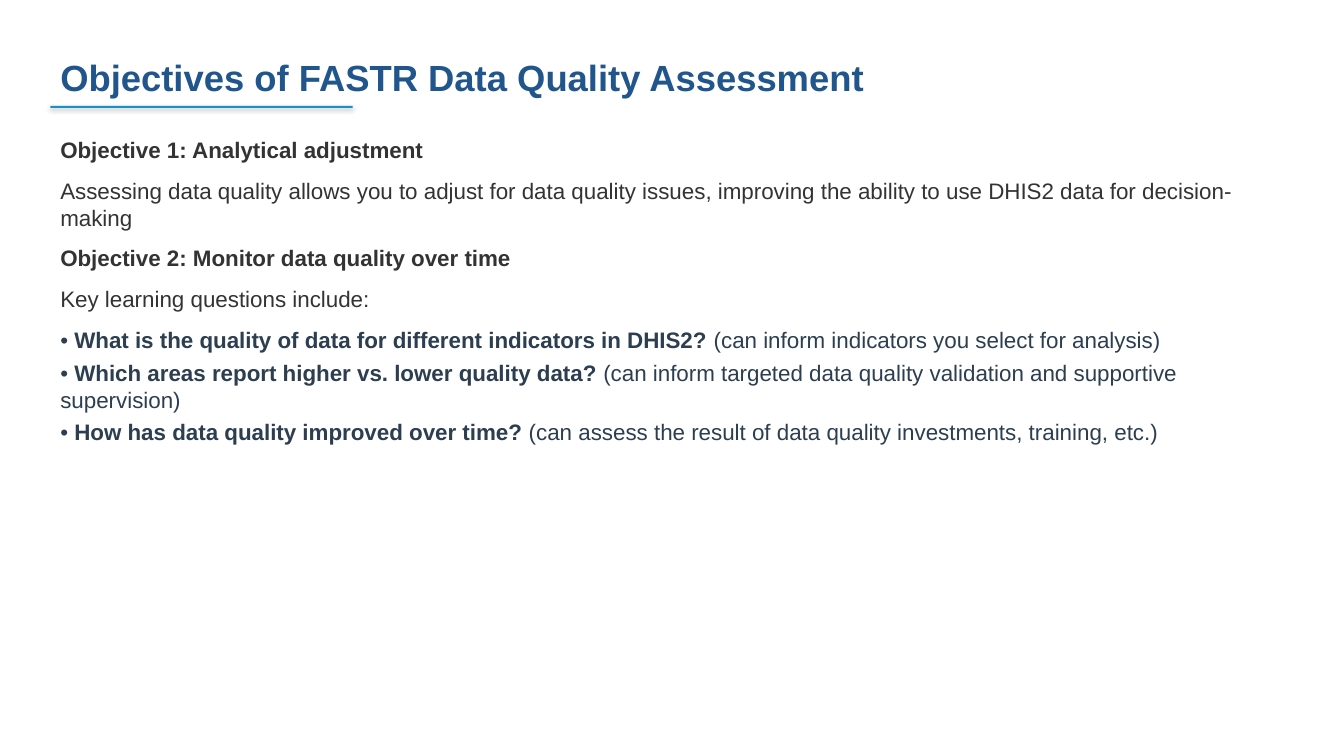
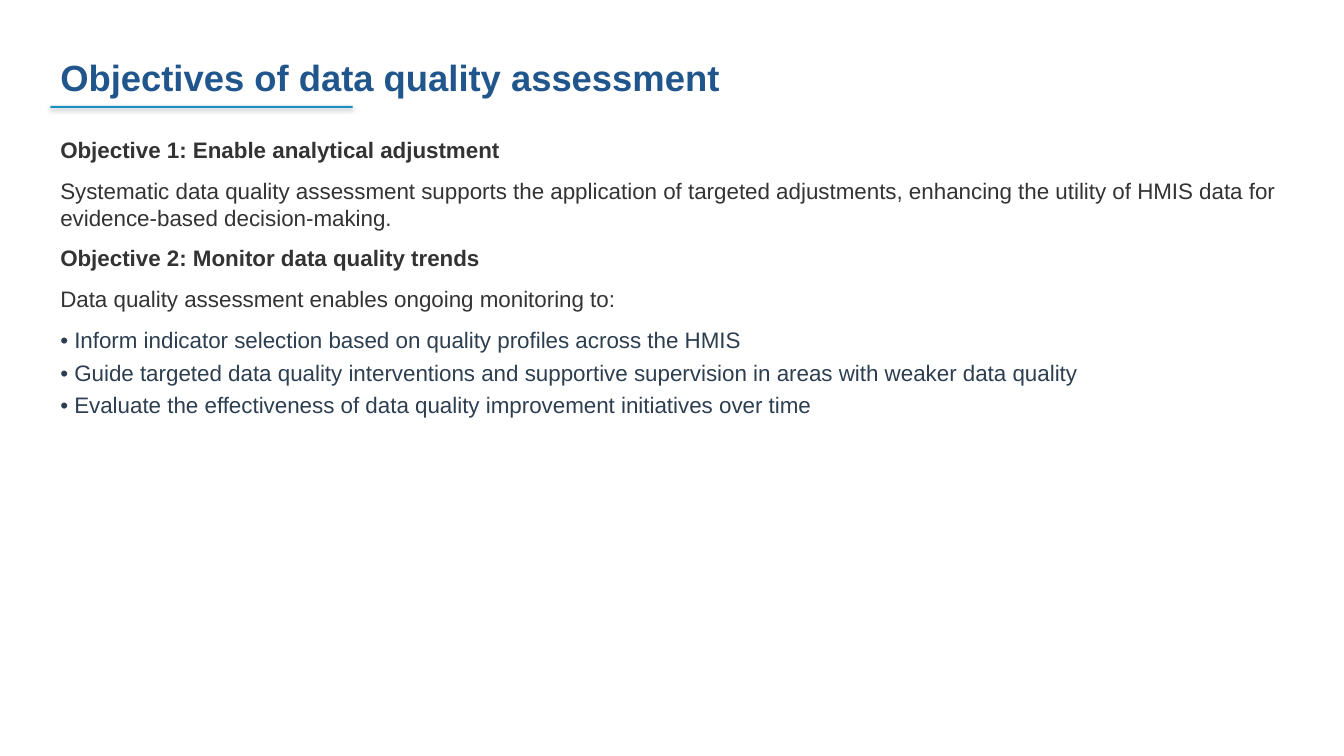
Before and after one commit to FASTR-Analytics/fastr-resource-hub, a slide deck: slide 38 of outputs/2026-zambia_deck.pptx. Drawn at 1344x756 pixels with LibreOffice and Linux fonts; fonts in the diff are those of the drawing. Boxes give left, top, right and bottom in pixels: in the first picture for what was removed or moved away, otherwise in the second. Text is boxed around its words. In the diff, an @@ line names an element or a change of style, - is before the commit and + after.

```diff
--- a/outputs/2026-zambia_deck.pptx
+++ b/outputs/2026-zambia_deck.pptx
@@ text at <box>60,64,719,99</box>: text changed @@
-Objectives of FASTR Data Quality Assessment
+Objectives of data quality assessment
@@ text at <box>60,141,1275,418</box>: text changed; text colour #2C3E50 to #333333 @@
-Objective 1: Analytical adjustment
-Assessing data quality allows you to adjust for data quality issues, improving the ability to use DHIS2 data for decision-making
-Objective 2: Monitor data quality over time
-Key learning questions include:
-• What is the quality of data for different indicators in DHIS2? (can inform indicators you select for analysis)
-• Which areas report higher vs. lower quality data? (can inform targeted data quality validation and supportive supervision)
-• How has data quality improved over time? (can assess the result of data quality investments, training, etc.)
+Objective 1: Enable analytical adjustment
+Systematic data quality assessment supports the application of targeted adjustments, enhancing the utility of HMIS data for evidence-based decision-making.
+Objective 2: Monitor data quality trends
+Data quality assessment enables ongoing monitoring to:
+• Inform indicator selection based on quality profiles across the HMIS
+• Guide targeted data quality interventions and supportive supervision in areas with weaker data quality
+• Evaluate the effectiveness of data quality improvement initiatives over time
```
Also in this commit, not shown: 25 other slides changed, 24 slides added, 39 slides removed, 12 other files.
